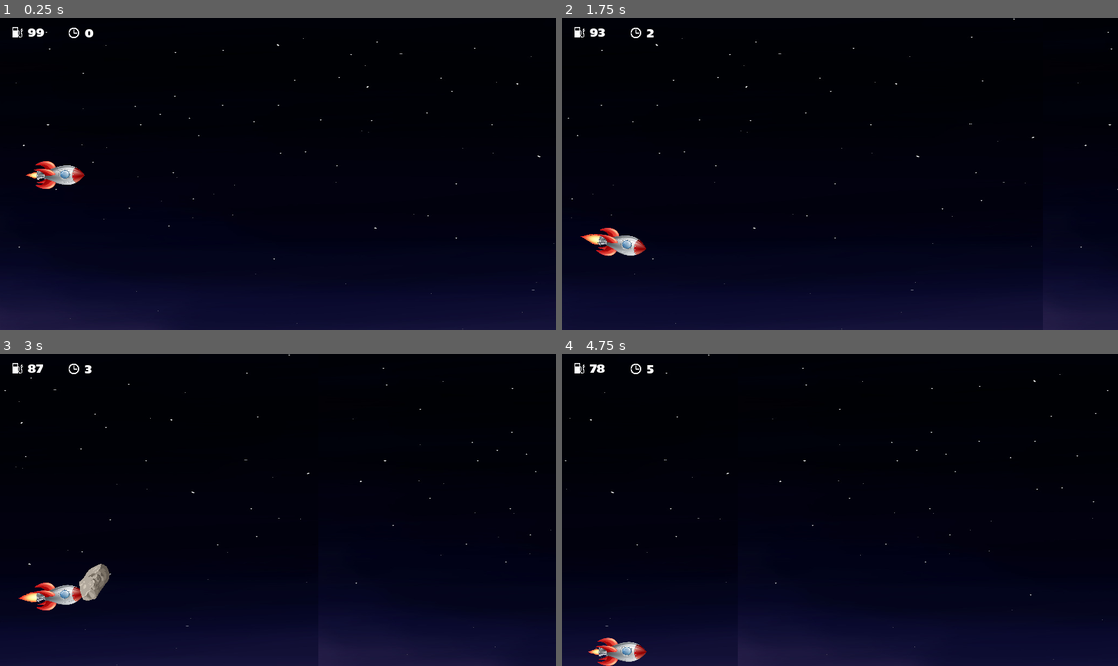
Above: before the commit, frames 1-4 (two rows, left to right).
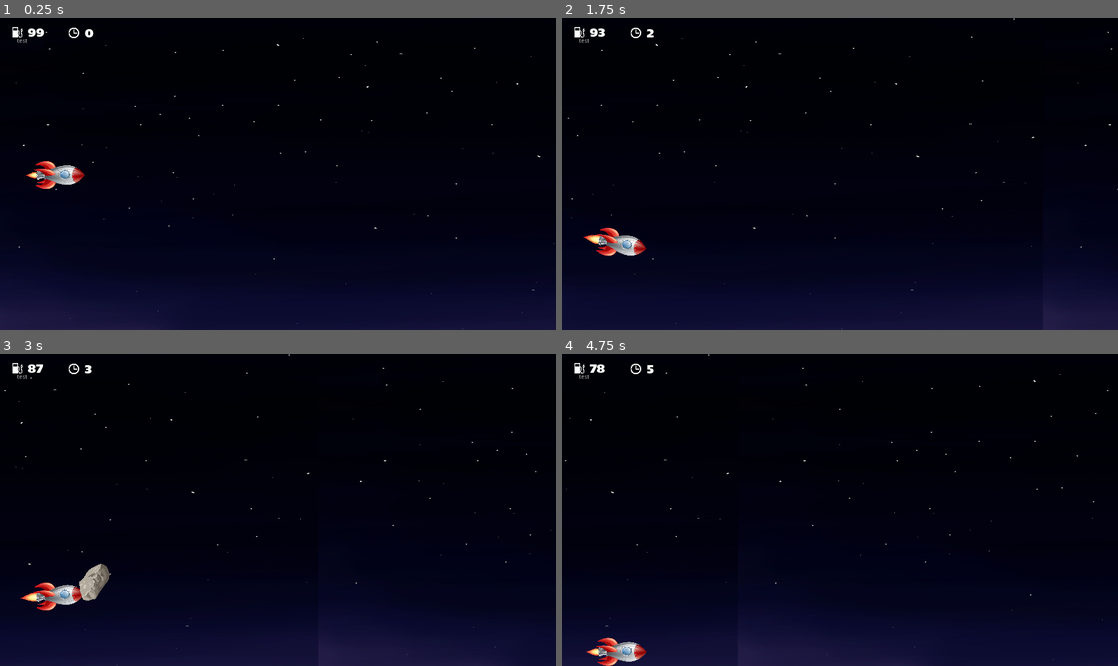
Above: after the commit, the same moments.

Repository: MuskalaMarcin/RocketZero
Game: Godot game, scene res://Main.tscn
Same seed, same stepped clock (60 frames per second), same inputs: the game is played once before the commit and once after it.
Inputs:
- Up to frame 1 (0.25 s): no input
- Up to frame 2 (1.75 s): hold Right (ui_right) 0.53-1.28 s; tap Enter at 1.25 s; hold Down (ui_down) from 1.28 s (still down)
- Up to frame 3 (3 s): release Down (ui_down) at 2.03 s; hold Right (ui_right) 2.03-2.78 s; hold Up (ui_up) from 2.78 s (still down)
- Up to frame 4 (4.75 s): release Up (ui_up) at 3.53 s; hold Down (ui_down) from 3.53 s (still down)

The runs differ from the first frame. In frame 1, less than 0.1% of the frame differs, in the area x 3-7%, y 6-52%; in frame 2, less than 0.1%, in the area x 3-7%, y 6-73%; in frame 3, less than 0.1%; in frame 4, less than 0.1%.

Commit message:
home view

Diff:
--- /dev/null
+++ b/Home.gd
@@ -0,0 +1,17 @@
+extends CanvasLayer
+
+# class member variables go here, for example:
+# var a = 2
+# var b = "textvar"
+
+func show_message(text):
+	$Message.text = text
+	$Message.show()
+
+func game_over():
+	show_message("Game Over")
+	yield($Timer, "timeout")
+
+
+func _on_Rocket_hit():
+	game_over()
--- /dev/null
+++ b/Home.tscn
@@ -0,0 +1,40 @@
+[gd_scene load_steps=2 format=2]
+
+[ext_resource path="res://Home.gd" type="Script" id=1]
+
+[node name="Home" type="CanvasLayer"]
+
+layer = 1
+offset = Vector2( 0, 0 )
+rotation = 0.0
+scale = Vector2( 1, 1 )
+transform = Transform2D( 1, 0, 0, 1, 0, 0 )
+script = ExtResource( 1 )
+
+[node name="Message" type="Label" parent="." index="0"]
+
+anchor_left = 0.0
+anchor_top = 0.0
+anchor_right = 0.0
+anchor_bottom = 0.0
+margin_left = 42.0
+margin_top = 50.0
+margin_right = 82.0
+margin_bottom = 64.0
+rect_pivot_offset = Vector2( 0, 0 )
+rect_clip_content = false
+mouse_filter = 2
+mouse_default_cursor_shape = 0
+size_flags_horizontal = 1
+size_flags_vertical = 4
+text = "test"
+percent_visible = 1.0
+lines_skipped = 0
+max_lines_visible = -1
+
+[node name="Timer" type="Timer" parent="." index="1"]
+
+process_mode = 1
+wait_time = 1.0
+one_shot = true
+autostart = false
--- a/Main.tscn
+++ b/Main.tscn
@@ -7,6 +7,7 @@
 [ext_resource path="res://FuelGaugeScene.tscn" type="PackedScene" id=5]
 [ext_resource path="res://RocksScene.tscn" type="PackedScene" id=6]
 [ext_resource path="res://CanisterGenerator.tscn" type="PackedScene" id=7]
+[ext_resource path="res://Home.tscn" type="PackedScene" id=8]
 
 [node name="Node2D" type="Node2D"]
 
@@ -90,3 +91,5 @@
 _sections_unfolded = [ "Drag Margin", "Limit", "Smoothing", "Visibility" ]
 
 [node name="CanisterGenerator" parent="MovingObjects" index="5" instance=ExtResource( 7 )]
+
+[node name="Home" parent="." index="2" instance=ExtResource( 8 )]
--- a/Rocket.gd
+++ b/Rocket.gd
@@ -6,6 +6,7 @@
 const MAX_Y = 180
 
 var movingObjects
+signal hit
 
 func _ready():
 	set_physics_process(true)
@@ -56,4 +57,4 @@
 func _collision(collidedObject):
 	#TODO collision animation code goes here
 	if (collidedObject.is_class("RigidBody2D")):
-		print("kolizja koniec gry")
+		emit_signal("hit")
--- a/RocketScene.tscn
+++ b/RocketScene.tscn
@@ -31,7 +31,7 @@
 flags = 7
 size = Vector2( 0, 0 )
 
-[node name="Node2D" type="Node2D"]
+[node name="Node2D" type="Node2D" index="0"]
 
 position = Vector2( 35.738, 379.312 )
 scale = Vector2( 1.87463, 1.88916 )
@@ -61,6 +61,7 @@
 scale = Vector2( 0.113777, 0.113777 )
 frames = SubResource( 2 )
 animation = "default"
+frame = 1
 playing = true
 _sections_unfolded = [ "Visibility" ]
 
@@ -70,6 +71,7 @@
 scale = Vector2( 0.0784136, 0.0784136 )
 frames = SubResource( 2 )
 animation = "default"
+frame = 1
 playing = true
 _sections_unfolded = [ "Visibility" ]
 
Not shown: 1 places in Main.tscn that only renumber resources
